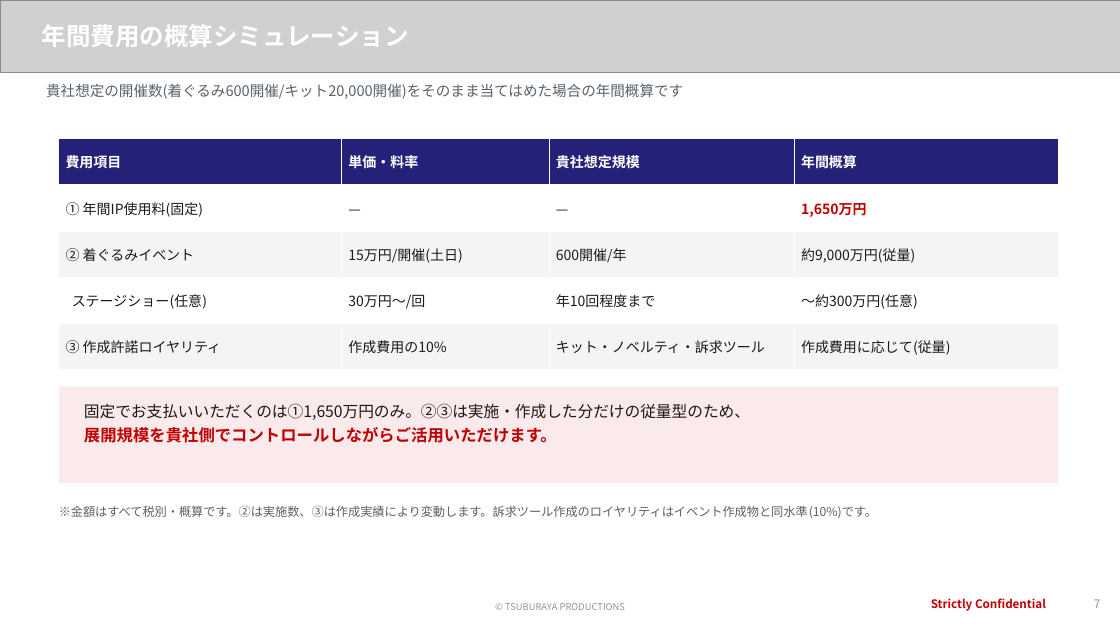
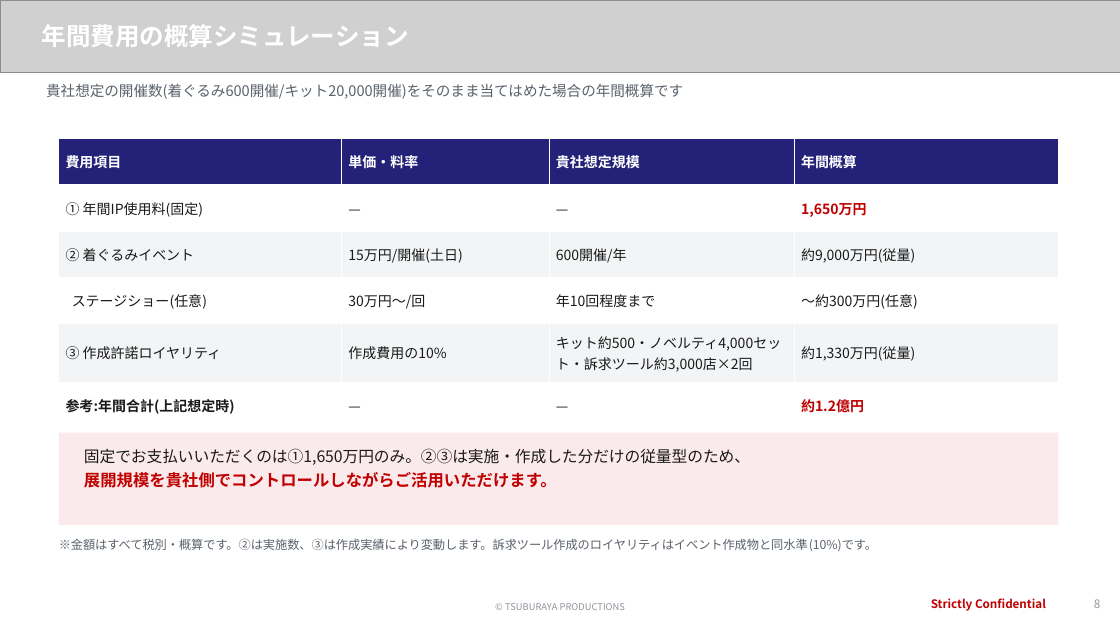
Before and after one commit to hayatoshintani-spe/kessho-lens, a slide deck: slide 8 of docs/proposals/softbank-ultraman-caravan/SoftBank様向け_お見積りご回答.pptx (slide 7 before the commit). Drawn at 1120x630 pixels with LibreOffice and Linux fonts; fonts in the diff are those of the drawing; grey boxes stand for pictures. Boxes give left, top, right and bottom in pixels: in the first picture for what was removed or moved away, otherwise in the second. Text is boxed around its words. In the diff, an @@ line names an element or a change of style, - is before the commit and + after.

```diff
--- a/docs/proposals/softbank-ultraman-caravan/SoftBank様向け_お見積りご回答.pptx
+++ b/docs/proposals/softbank-ultraman-caravan/SoftBank様向け_お見積りご回答.pptx
@@ table at [59, 139, 1059, 418] @@
-row 5: ③ 作成許諾ロイヤリティ | 作成費用の10% | キット・ノベルティ・訴求ツール | 作成費用に応じて(従量)
+row 5: ③ 作成許諾ロイヤリティ | 作成費用の10% | キット約500・ノベルティ4,000セット・訴求ツール約3,000店×2回 | 約1,330万円(従量)
+row 6: 参考:年間合計(上記想定時) | — | — | 約1.2億円
@@ rectangle: place and size @@
-rectangle at [59, 386, 1059, 483]
+rectangle at [59, 433, 1059, 525]
@@ text "固定でお支払いいただくのは①1,650万円のみ。②③は実施・作成した分だけの従量型のため、": place and size @@
-text "固定でお支払いいただくのは①1,650万円のみ。②③は実施・作成した分だけの従量型のため、" at [84, 403, 750, 443]
+text "固定でお支払いいただくのは①1,650万円のみ。②③は実施・作成した分だけの従量型のため、" at [84, 448, 750, 488]
@@ text "※金額はすべて税別・概算です。②は実施数、③は作成実績により変動します。訴求ツール作成のロイヤリティはイベント作成物と同 ...": place and size @@
-text "※金額はすべて税別・概算です。②は実施数、③は作成実績により変動します。訴求ツール作成のロイヤリティはイベント作成物と同 ..." at [59, 505, 877, 518]
+text "※金額はすべて税別・概算です。②は実施数、③は作成実績により変動します。訴求ツール作成のロイヤリティはイベント作成物と同 ..." at [59, 538, 877, 551]
@@ text at [1094, 599, 1100, 608]: text changed @@
-7
+8
```
Also in this commit, not shown: 2 other slides changed, 1 slide added, 2 other files.
